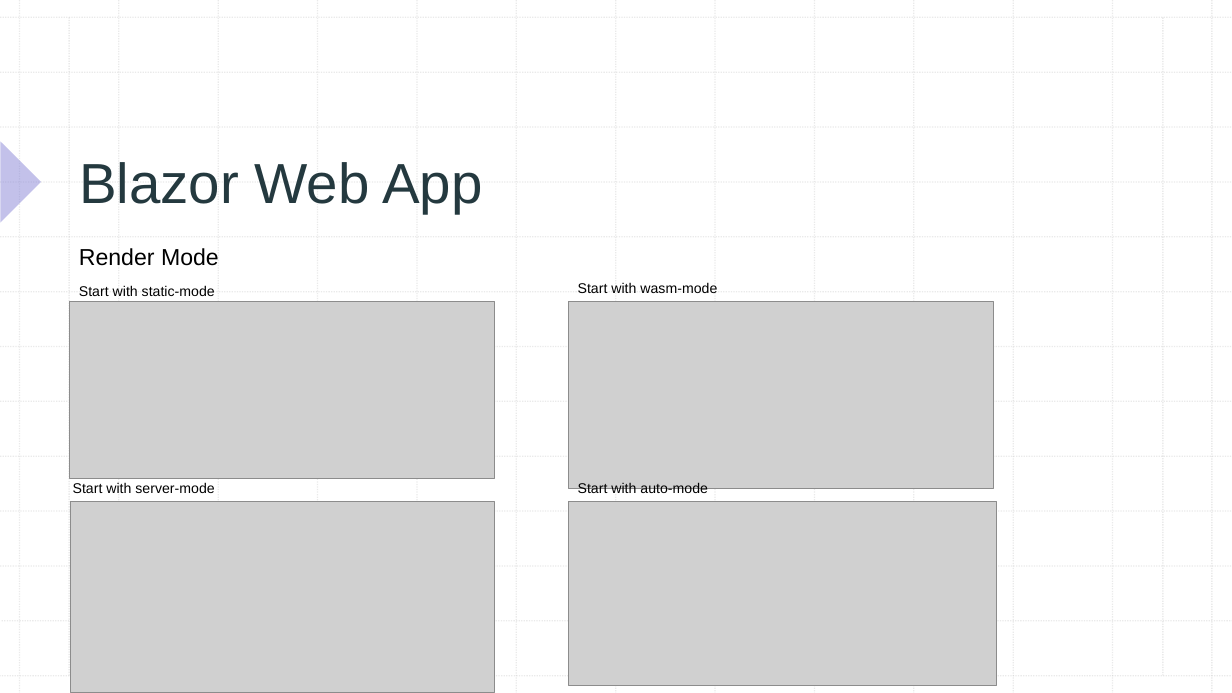
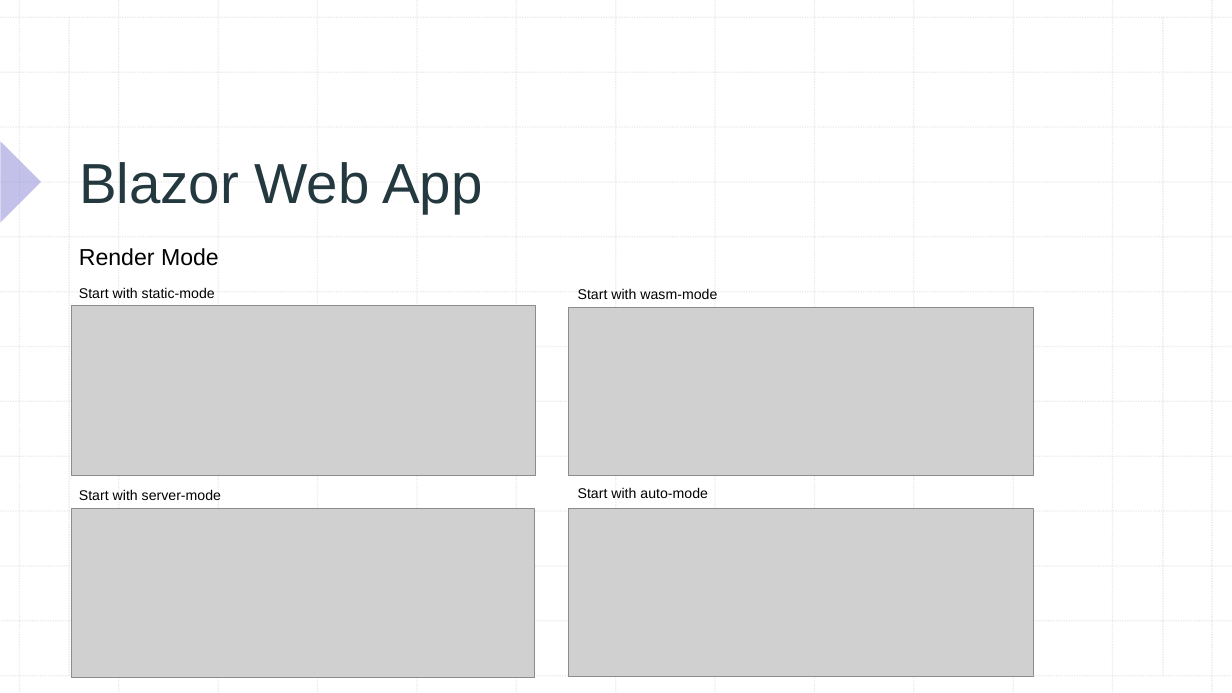
Before and after one commit to xccu/NetCore-Demo, a slide deck: slide 16 of Blazor in .net 8.pptx (slide 15 before the commit). Drawn at 1232x693 pixels with LibreOffice and Linux fonts; fonts in the diff are those of the drawing; grey boxes stand for pictures. Boxes give left, top, right and bottom in pixels: in the first picture for what was removed or moved away, otherwise in the second. Text is boxed around its words. In the diff, an @@ line names an element or a change of style, - is before the commit and + after.

```diff
--- a/Blazor in .net 8.pptx
+++ b/Blazor in .net 8.pptx
@@ text "Start with wasm-mode": place and size @@
-text "Start with wasm-mode" at (578,282,717,293)
+text "Start with wasm-mode" at (578,288,717,299)
@@ picture: place and size @@
-picture at (70,301,494,479)
+picture at (72,306,536,475)
@@ picture: place and size @@
-picture at (568,301,993,488)
+picture at (568,308,1033,476)
@@ text "Start with server-mode": place and size @@
-text "Start with server-mode" at (73,482,214,493)
+text "Start with server-mode" at (79,489,221,500)
@@ picture: place and size @@
-picture at (71,502,494,692)
+picture at (72,508,535,677)
@@ text "Start with auto-mode" rewrapped from (578,482,708,497) to (578,487,708,498) @@
@@ picture: place and size @@
-picture at (568,502,997,686)
+picture at (568,508,1033,677)
```
Also in this commit, not shown: 1 other slide changed, 2 slides added.
